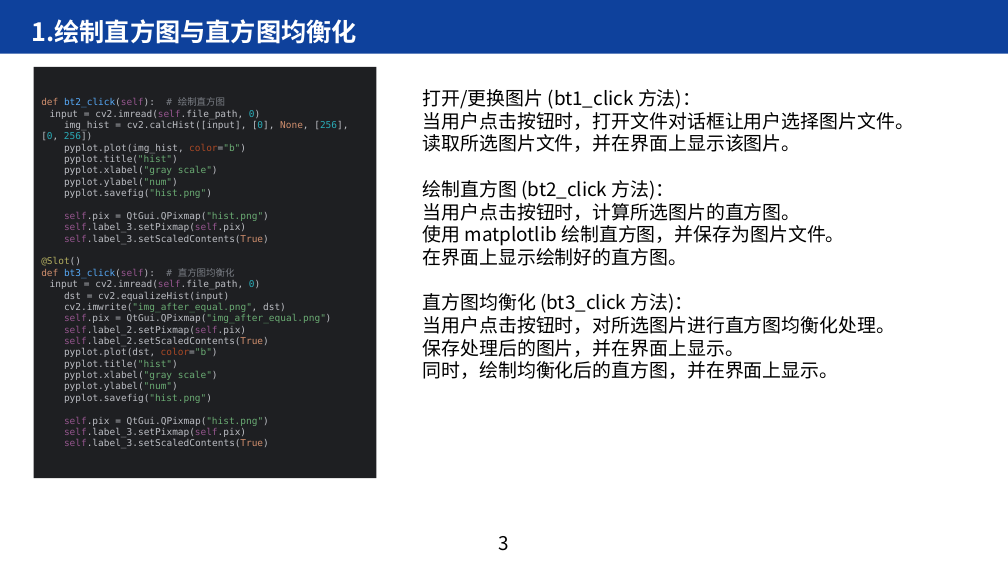
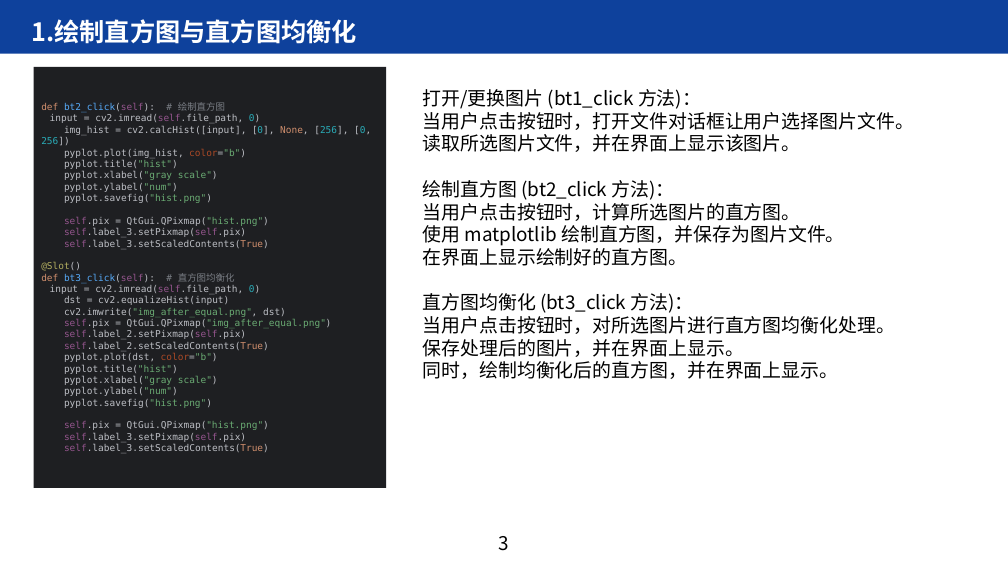
Before and after one commit to shulva/shulva-learning, a slide deck: slide 3 of mooc/hias-dip/midterm/12组汇报ppt.pptx. Drawn at 1008x567 pixels with LibreOffice and Linux fonts; fonts in the diff are those of the drawing; background and template pictures are left out. Boxes give left, top, right and bottom in pixels: in the first picture for what was removed or moved away, otherwise in the second. Text is boxed around its words. In the diff, an @@ line names an element or a change of style, - is before the commit and + after.

```diff
--- a/mooc/hias-dip/midterm/12组汇报ppt.pptx
+++ b/mooc/hias-dip/midterm/12组汇报ppt.pptx
@@ rectangle "def bt2_click(self): # 绘制直方图 input ...": place and size @@
-rectangle "def bt2_click(self): # 绘制直方图 input ..." at [34, 67, 377, 478]
+rectangle "def bt2_click(self): # 绘制直方图 input ..." at [34, 67, 386, 488]
```
Also in this commit, not shown: 2 other slides changed, 3 slides added.
